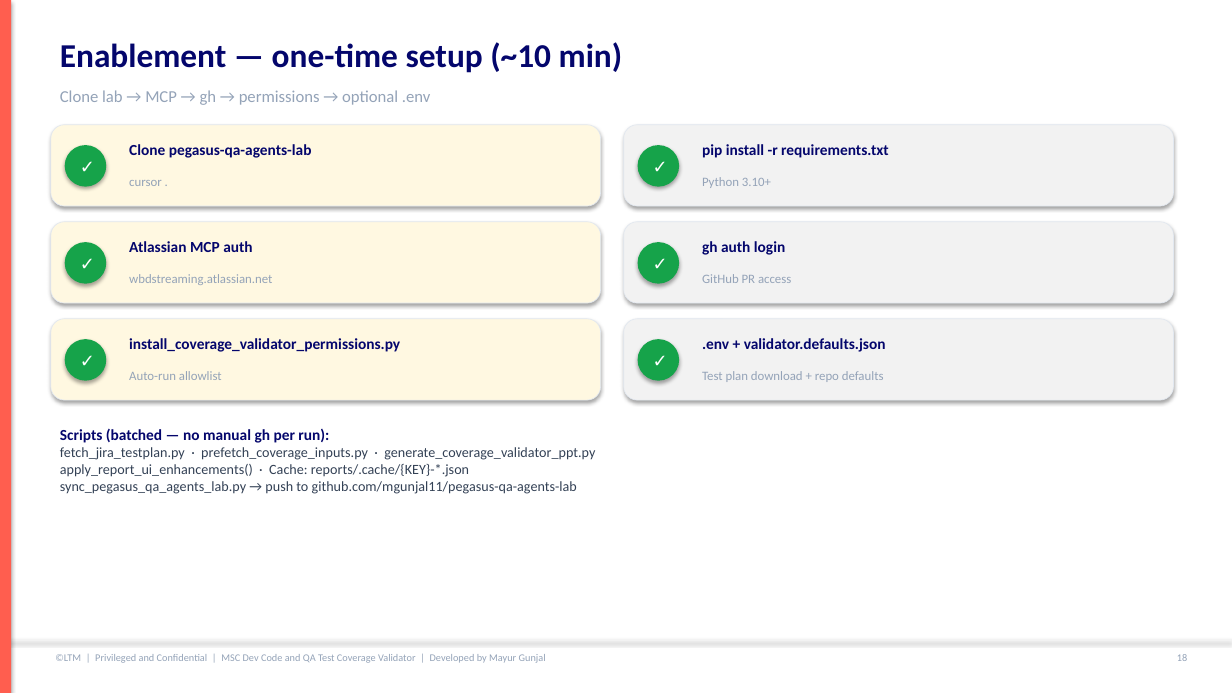
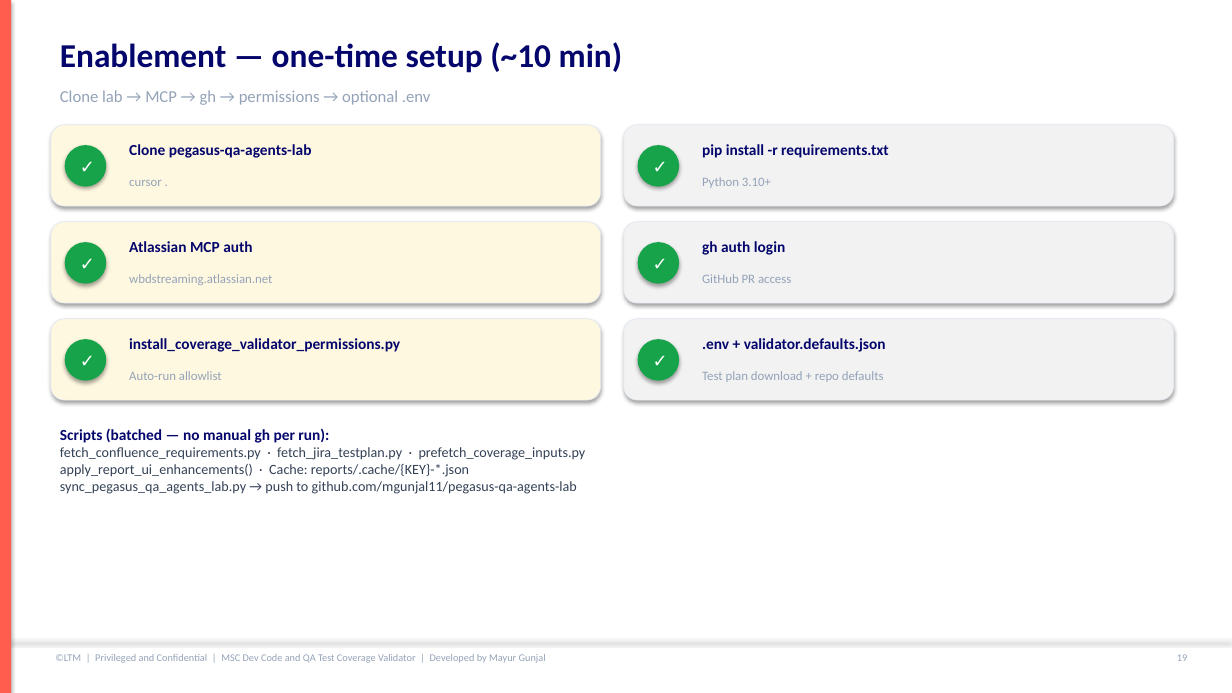
Before and after one commit to mgunjal11/pegasus-qa-agents-lab-copy, a slide deck: slide 20 of docs/MSC-Dev-Code-and-QA-Test-Coverage-Validator-Guide.pptx (slide 19 before the commit). Drawn at 1232x693 pixels with LibreOffice and Linux fonts; fonts in the diff are those of the drawing. Boxes give left, top, right and bottom in pixels: in the first picture for what was removed or moved away, otherwise in the second. Text is boxed around its words. In the diff, an @@ line names an element or a change of style, - is before the commit and + after.

```diff
--- a/docs/MSC-Dev-Code-and-QA-Test-Coverage-Validator-Guide.pptx
+++ b/docs/MSC-Dev-Code-and-QA-Test-Coverage-Validator-Guide.pptx
@@ text at <box>60,447,586,460</box>: text changed @@
-fetch_jira_testplan.py · prefetch_coverage_inputs.py · generate_coverage_validator_ppt.py
+fetch_confluence_requirements.py · fetch_jira_testplan.py · prefetch_coverage_inputs.py
```
Also in this commit, not shown: 11 other slides changed, 1 slide added, 1 other file.
